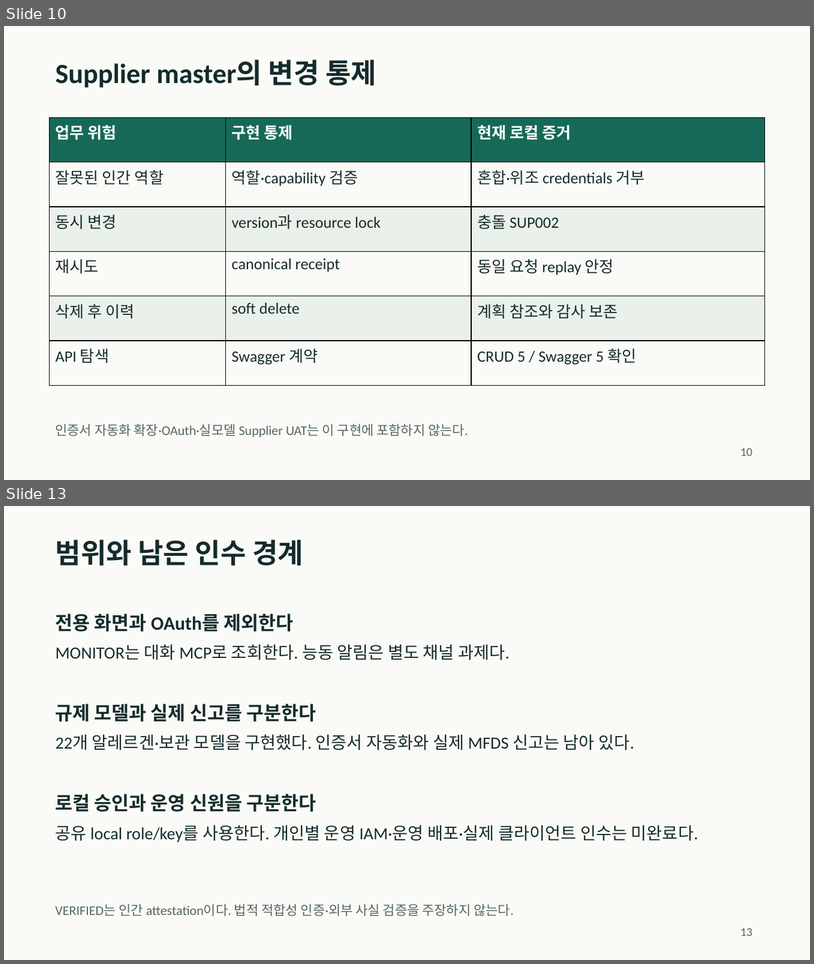
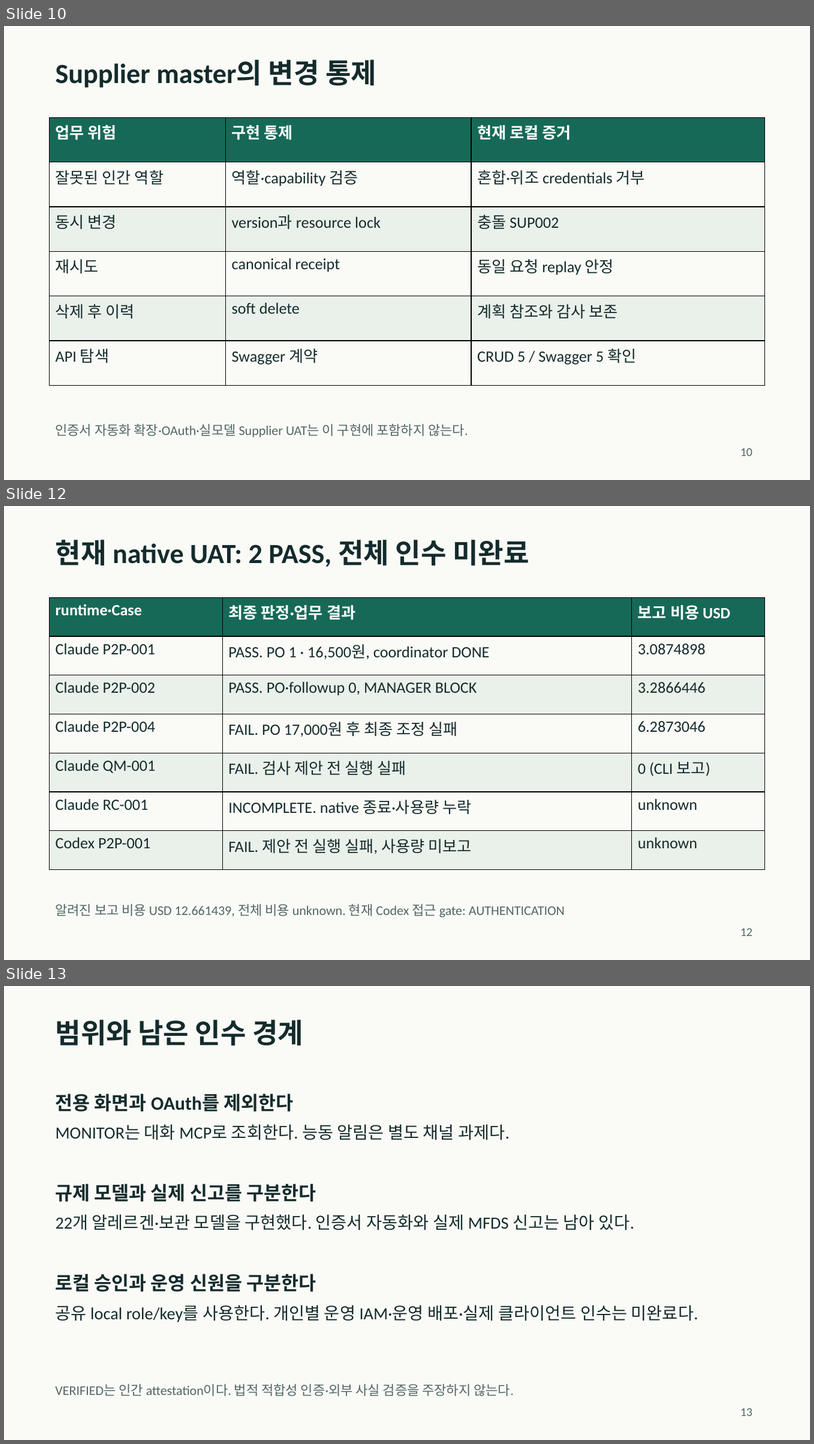
Before and after one commit to se0nghe0n/mulino-coreano-erp, a slide deck: docs/portfolio/mulino-coreano-portfolio-ko.pptx. Shown one above the other, each under a label of ours: slides 10 and 13 before the commit, slides 10, 12 and 13 after it; the slides between them are not shown. The pictures are 814x964 and 814x1444 pixels, drawn with LibreOffice and Linux fonts; fonts in the diff are those of the drawing. Boxes give left, top, right and bottom in pixels: in the first picture for what was removed or moved away, otherwise in the second. Text is boxed around its words. In the diff, an @@ line names an element or a change of style, - is before the commit and + after.

Commit message:
docs(portfolio): 실제 모델 인수 실패와 미확정 비용 반영

```diff
--- a/docs/portfolio/mulino-coreano-portfolio-ko.pptx
+++ b/docs/portfolio/mulino-coreano-portfolio-ko.pptx
@@ slide 12 added at [4,506,810,960], background #FAFAF6 @@
@@ text added at [56,540,529,567], 33 pt, text #142B2C, bold @@
+현재 native UAT: 2 PASS, 전체 인수 미완료
@@ table added at [50,597,765,870], 7 rows, 3 columns @@
+runtime·Case | 최종 판정·업무 결과 | 보고 비용 USD
+Claude P2P-001 | PASS. PO 1 · 16,500원, coordinator DONE | 3.0874898
+Claude P2P-002 | PASS. PO·followup 0, MANAGER BLOCK | 3.2866446
+Claude P2P-004 | FAIL. PO 17,000원 후 최종 조정 실패 | 6.2873046
+Claude QM-001 | FAIL. 검사 제안 전 실행 실패 | 0 (CLI 보고)
+Claude RC-001 | INCOMPLETE. native 종료·사용량 누락 | unknown
+Codex P2P-001 | FAIL. 제안 전 실행 실패, 사용량 미보고 | unknown
@@ text added at [55,903,565,917], 15.8 pt, text #526667 @@
+알려진 보고 비용 USD 12.661439, 전체 비용 unknown. 현재 Codex 접근 gate: AUTHENTICATION
@@ text added at [741,928,753,936], 14.2 pt, text #526667 @@
+12
```
Also in this commit, not shown: 3 slides changed, 1 slide removed, 4 other files.
